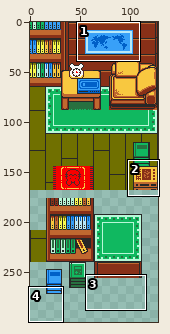
One commit to this pixel-art file: data/tilesets/secondary/maxwell_lab/tiles.aseprite. The first picture is a wide view before the edit; the outline marks the close-up.
Close-up. The starting point:
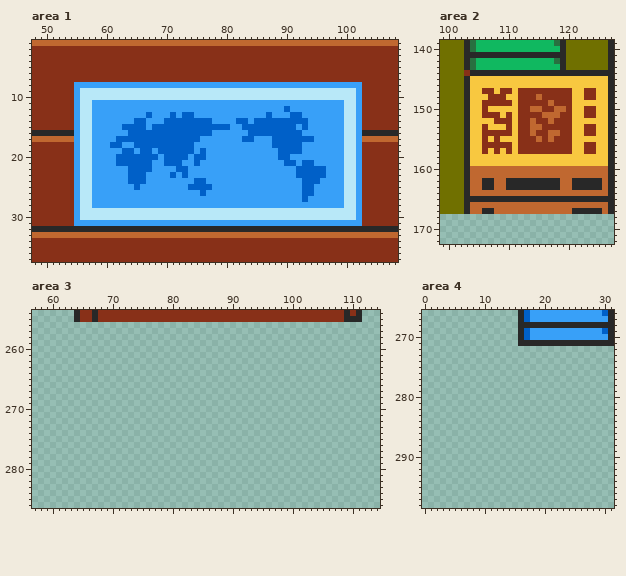
128x384 pixels, 1 frame. Shown: area 1: x 48..108, y 1..37; area 2: x 99..127, y 139..172; area 3: x 57..114, y 254..286; area 4: x 0..31, y 266..298. The wide view leaves out empty margins.
After:
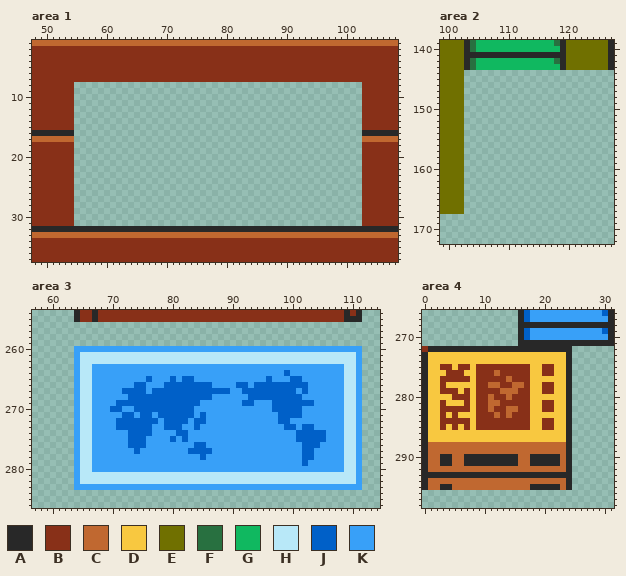
Palette (. is transparent): A #282828  B #883018  C #c06830  D #f8c840  E #707000  F #287040  G #10b860  H #b8e8f8  J #0060c8  K #38a0f8
The exact change:
Changed rows in their new state; - is an unchanged pixel.
Area 1:
first column x 55:
 8 ................................................
 9 ................................................
10 ................................................
11 ................................................
12 ................................................
13 ................................................
14 ................................................
15 ................................................
16 ................................................
17 ................................................
18 ................................................
19 ................................................
20 ................................................
21 ................................................
22 ................................................
23 ................................................
24 ................................................
25 ................................................
26 ................................................
27 ................................................
28 ................................................
29 ................................................
30 ................................................
31 ................................................
Area 2:
first column x 103:
144 .........................
145 .........................
146 .........................
147 .........................
148 .........................
149 .........................
150 .........................
151 .........................
152 .........................
153 .........................
154 .........................
155 .........................
156 .........................
157 .........................
158 .........................
159 .........................
160 .........................
161 .........................
162 .........................
163 .........................
164 .........................
165 .........................
166 .........................
167 .........................
Area 3:
first column x 64:
260 KKKKKKKKKKKKKKKKKKKKKKKKKKKKKKKKKKKKKKKKKKKKKKKK
261 KHHHHHHHHHHHHHHHHHHHHHHHHHHHHHHHHHHHHHHHHHHHHHHK
262 KHHHHHHHHHHHHHHHHHHHHHHHHHHHHHHHHHHHHHHHHHHHHHHK
263 KHHKKKKKKKKKKKKKKKKKKKKKKKKKKKKKKKKKKKKKKKKKKHHK
264 KHHKKKKKKKKKKKKKKKKKKKKKKKKKKKKKKKKJKKKKKKKKKHHK
265 KHHKKKKKKKKKJKKKJKJJKKKKKKKKKKKKJKKKJJKKKKKKKHHK
266 KHHKKKKKKKJJKKKJJJJJJJJKKKKJJKJJJJJJJJJKKKKKKHHK
267 KHHKKKKKJJJJKJJJJJJJJJJJJJKKJJJJJJJJJKJKKKKKKHHK
268 KHHKKKKKKJJJJJJJJJJJJJJKKKKKKJJJJJJJJJKKKKKKKHHK
269 KHHKKKKJJJJJJJJJJJJJJKKKKKKKJJKKKJJJJJJJKKKKKHHK
270 KHHKKKJJKKJJJJJJJJJJKKKKKKKKKKKKKJJJJJKKKKKKKHHK
271 KHHKKKKKJJKJJKJJJJJJKJKKKKKKKKKKKKJJJJKKKKKKKHHK
272 KHHKKKKJJJJJJJKJJJJKJJKKKKKKKKKKKKJJKKKKKKKKKHHK
273 KHHKKKKJJJJJJKKJJJKKJKKKKKKKKKKKKKKJJKJJKKKKKHHK
274 KHHKKKKKKJJJJKKKKJJKKKKKKKKKKKKKKKKKKJJJJJKKKHHK
275 KHHKKKKKKJJJKKKKJKJKKKKKKKKKKKKKKKKKKJJJJJKKKHHK
276 KHHKKKKKKJJJKKKKKKKKJJKKKKKKKKKKKKKKKKJJJKKKKHHK
277 KHHKKKKKKKJKKKKKKKKJJJJKKKKKKKKKKKKKKKJJKKKKKHHK
278 KHHKKKKKKKKKKKKKKKKKKJKKKKKKKKKKKKKKKKJJKKKKKHHK
279 KHHKKKKKKKKKKKKKKKKKKKKKKKKKKKKKKKKKKKJKKKKKKHHK
280 KHHKKKKKKKKKKKKKKKKKKKKKKKKKKKKKKKKKKKKKKKKKKHHK
281 KHHHHHHHHHHHHHHHHHHHHHHHHHHHHHHHHHHHHHHHHHHHHHHK
282 KHHHHHHHHHHHHHHHHHHHHHHHHHHHHHHHHHHHHHHHHHHHHHHK
283 KKKKKKKKKKKKKKKKKKKKKKKKKKKKKKKKKKKKKKKKKKKKKKKK
Area 4:
first column x 0:
272 BAAAAAAAAAAAAAAAAAAAAAAAA
273 ADDDDDDDDDDDDDDDDDDDDDDDA
274 ADDDDDDDDDDDDDDDDDDDDDDDA
275 ADDBBDBBDBBBBBBBBBDDBBDDA
276 ADDDBBBDDBBBCBBBBBDDBBDDA
277 ADDBBBBBDBBBBBCBBBDDDDDDA
278 ADDBDDDDDBBCCBBCCBDDBBDDA
279 ADDBBBDBDBBBBCCCBBDDBBDDA
280 ADDDDBBBDBBCBBCBBBDDDDDDA
281 ADDBDDDBDBBCCBBBBBDDBBDDA
282 ADDBBBBBDBBCBBCCBBDDBBDDA
283 ADDBDBDDDBBBCBCBBBDDDDDDA
284 ADDBBBBBDBBBBBBBBBDDBBDDA
285 ADDBDBDBDBBBBBBBBBDDBBDDA
286 ADDDDDDDDDDDDDDDDDDDDDDDA
287 ADDDDDDDDDDDDDDDDDDDDDDDA
288 ACCCCCCCCCCCCCCCCCCCCCCCA
289 ACCCCCCCCCCCCCCCCCCCCCCCA
290 ACCAACCAAAAAAAAACCAAAAACA
291 ACCAACCAAAAAAAAACCAAAAACA
292 ACCCCCCCCCCCCCCCCCCCCCCCA
293 AAAAAAAAAAAAAAAAAAAAAAAAA
294 ACCCCCCCCCCCCCCCCCCCCCCCA
295 ACCAACCCCCCCCCCCCCAAAAACA
